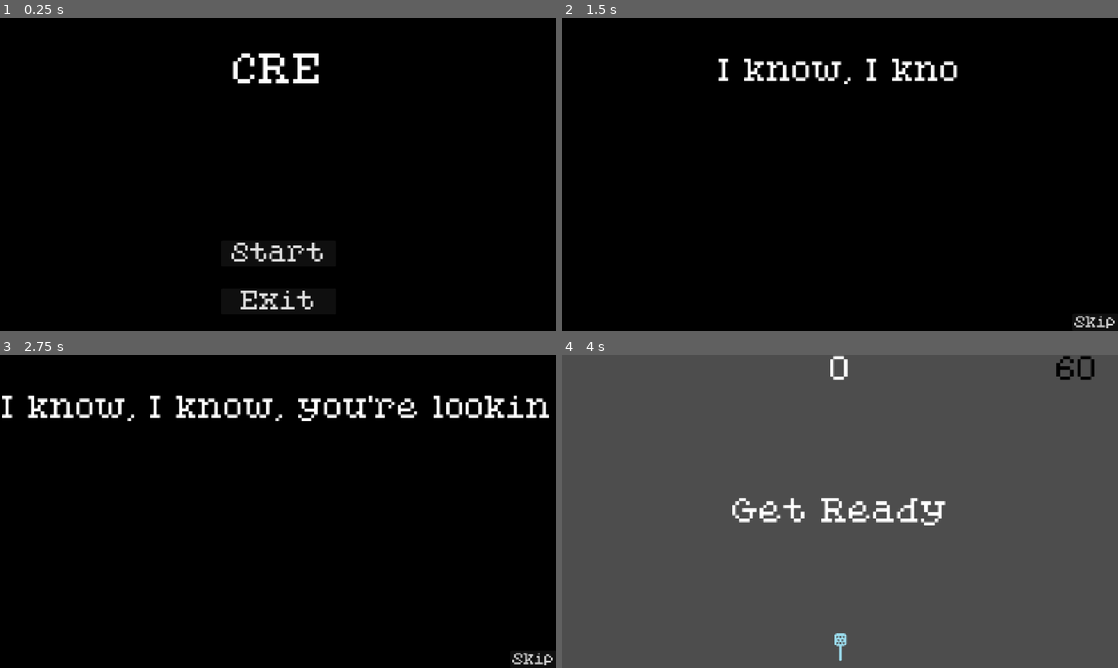
Above: before the commit, frames 1-4 (two rows, left to right).
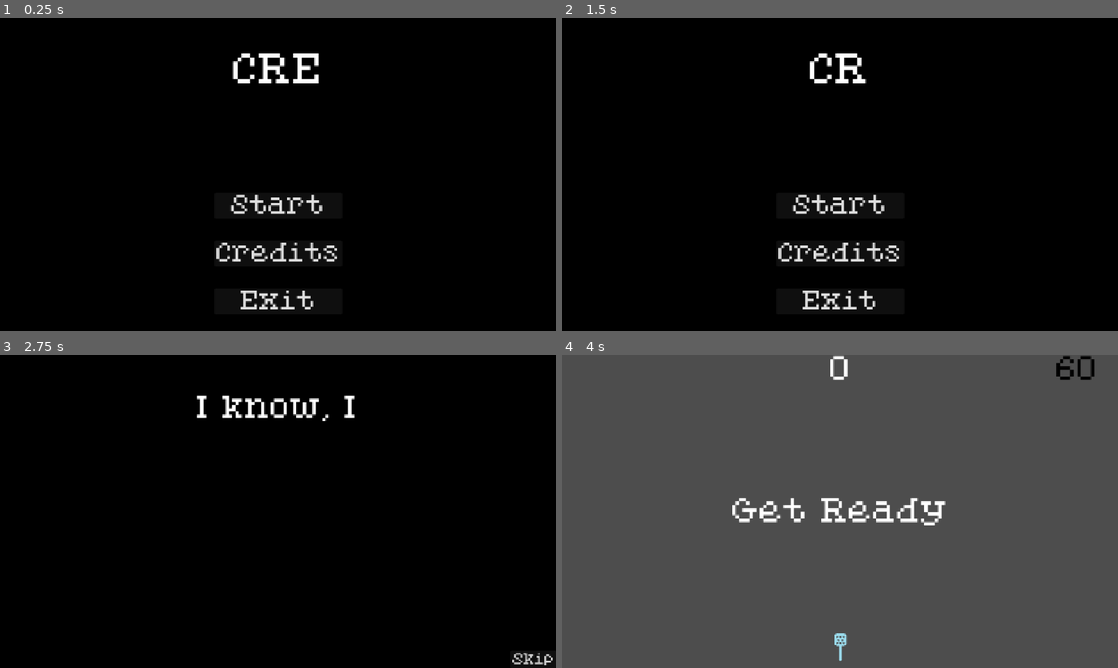
Above: after the commit, the same moments.

Repository: Evenwood/godotgamejame84
Game: Godot game, scene res://gui/title.tscn
The game is run twice, just before and just after one commit, with the same random seed, the same clock (stepped at 60 frames per second) and the same inputs.
Inputs (mouse positions are in pixels of both pictures, inside the frame that each line leads up to):
- Up to frame 1 (0.25 s): no input
- Up to frame 2 (1.5 s): click (840, 252) at 0.5 s, where only the run after the commit has a clickable "Credits"; click (728, 43) at 1.25 s, where only the run after the commit has a clickable "Title"
- Up to frame 3 (2.75 s): click (278, 542) at 2 s, where only the run after the commit has a clickable "Start"
- Up to frame 4 (4 s): click "Skip" at 2.75 s; click "Start" at 3.5 s

The runs differ from the first frame. In frame 1, 1.1% of the frame differs, in the area x 38-61%, y 56-78%; in frame 2, 3.2%, in the area x 28-100%, y 10-100%; in frame 3, 3.0%; in frame 4, nothing differs.

Commit message:
Added credits screen, accessible via title screen

Diff:
--- /dev/null
+++ b/gamejam84/gui/credits.gd
@@ -0,0 +1,17 @@
+extends CanvasLayer
+
+@onready var audio_player = $AudioStreamPlayer
+
+var button_click = preload("res://art/button_1.mp3")
+var exit_sound = preload("res://art/Exit_button.mp3")
+
+func _on_title_button_pressed() -> void:
+	audio_player.stream = button_click
+	audio_player.play()
+	get_tree().change_scene_to_file("res://gui/title.tscn")
+
+
+func _on_exit_button_pressed() -> void:
+	audio_player.stream = exit_sound
+	audio_player.play()
+	get_tree().quit()
--- /dev/null
+++ b/gamejam84/gui/credits.tscn
@@ -0,0 +1,135 @@
+[gd_scene load_steps=3 format=3 uid="uid://52wdjceyo1jj"]
+
+[ext_resource type="Script" uid="uid://rt2n4j5wkri3" path="res://gui/credits.gd" id="1_i8qro"]
+[ext_resource type="FontFile" uid="uid://csuju232u5qsn" path="res://art/PixelatedEleganceRegular-ovyAA.ttf" id="1_t6a7l"]
+
+[node name="Credits" type="CanvasLayer"]
+script = ExtResource("1_i8qro")
+
+[node name="ColorRect" type="ColorRect" parent="."]
+offset_right = 1152.0
+offset_bottom = 648.0
+color = Color(0, 0, 0, 1)
+
+[node name="MarginContainer" type="MarginContainer" parent="."]
+anchors_preset = 15
+anchor_right = 1.0
+anchor_bottom = 1.0
+grow_horizontal = 2
+grow_vertical = 2
+theme_override_constants/margin_left = 20
+theme_override_constants/margin_top = 20
+theme_override_constants/margin_right = 20
+theme_override_constants/margin_bottom = 20
+
+[node name="Credits" type="HBoxContainer" parent="MarginContainer"]
+layout_mode = 2
+size_flags_vertical = 4
+theme_override_constants/separation = 140
+
+[node name="DevAndDesign" type="VBoxContainer" parent="MarginContainer/Credits"]
+layout_mode = 2
+theme_override_constants/separation = 10
+
+[node name="Label" type="Label" parent="MarginContainer/Credits/DevAndDesign"]
+layout_mode = 2
+theme_override_fonts/font = ExtResource("1_t6a7l")
+theme_override_font_sizes/font_size = 25
+text = "Dev & Design"
+horizontal_alignment = 1
+vertical_alignment = 1
+
+[node name="RichTextLabel" type="RichTextLabel" parent="MarginContainer/Credits/DevAndDesign"]
+layout_mode = 2
+theme_override_fonts/normal_font = ExtResource("1_t6a7l")
+theme_override_font_sizes/normal_font_size = 20
+text = "Darien Roach
+
+Jeff Roach
+
+Cullen Diebold"
+fit_content = true
+horizontal_alignment = 1
+vertical_alignment = 1
+
+[node name="ArtSoundMusic" type="VBoxContainer" parent="MarginContainer/Credits"]
+layout_mode = 2
+theme_override_constants/separation = 10
+
+[node name="Label" type="Label" parent="MarginContainer/Credits/ArtSoundMusic"]
+layout_mode = 2
+theme_override_fonts/font = ExtResource("1_t6a7l")
+theme_override_font_sizes/font_size = 25
+text = "Art, Sounds & Music"
+horizontal_alignment = 1
+vertical_alignment = 1
+
+[node name="RichTextLabel" type="RichTextLabel" parent="MarginContainer/Credits/ArtSoundMusic"]
+layout_mode = 2
+theme_override_fonts/normal_font = ExtResource("1_t6a7l")
+theme_override_font_sizes/normal_font_size = 20
+text = "Matthew Tarnoff
+
+Cullen Diebold
+
+8 bit march by njjn"
+fit_content = true
+horizontal_alignment = 1
+vertical_alignment = 1
+
+[node name="Writing" type="VBoxContainer" parent="MarginContainer/Credits"]
+layout_mode = 2
+theme_override_constants/separation = 10
+
+[node name="Label" type="Label" parent="MarginContainer/Credits/Writing"]
+layout_mode = 2
+theme_override_fonts/font = ExtResource("1_t6a7l")
+theme_override_font_sizes/font_size = 25
+text = "Writing"
+horizontal_alignment = 1
+vertical_alignment = 1
+
+[node name="RichTextLabel" type="RichTextLabel" parent="MarginContainer/Credits/Writing"]
+custom_minimum_size = Vector2(280, 0)
+layout_mode = 2
+theme_override_fonts/normal_font = ExtResource("1_t6a7l")
+theme_override_font_sizes/normal_font_size = 20
+text = "Matthew Tarnoff
+
+Font: Pixelated Elegance by GGBotNet"
+fit_content = true
+horizontal_alignment = 1
+vertical_alignment = 1
+
+[node name="TitleButton" type="Button" parent="."]
+z_index = 1
+anchors_preset = 5
+anchor_left = 0.5
+anchor_right = 0.5
+offset_left = -276.0
+offset_top = 30.0
+offset_right = -179.0
+offset_bottom = 80.0
+grow_horizontal = 2
+theme_override_fonts/font = ExtResource("1_t6a7l")
+theme_override_font_sizes/font_size = 25
+text = "Title"
+
+[node name="ExitButton" type="Button" parent="."]
+z_index = 1
+anchors_preset = 5
+anchor_left = 0.5
+anchor_right = 0.5
+offset_left = 124.0
+offset_top = 30.0
+offset_right = 221.0
+offset_bottom = 80.0
+grow_horizontal = 2
+theme_override_fonts/font = ExtResource("1_t6a7l")
+theme_override_font_sizes/font_size = 25
+text = "Exit"
+
+[node name="AudioStreamPlayer" type="AudioStreamPlayer" parent="."]
+
+[connection signal="pressed" from="TitleButton" to="." method="_on_title_button_pressed"]
+[connection signal="pressed" from="ExitButton" to="." method="_on_exit_button_pressed"]
--- a/gamejam84/gui/stats.gd
+++ b/gamejam84/gui/stats.gd
@@ -122,4 +122,5 @@
 
 
 func _on_exit_button_pressed() -> void:
+	hide()
 	get_tree().quit()
--- a/gamejam84/gui/stats.tscn
+++ b/gamejam84/gui/stats.tscn
@@ -128,7 +128,7 @@
 layout_mode = 2
 theme_override_fonts/font = ExtResource("1_wd47t")
 theme_override_font_sizes/font_size = 30
-text = "Exit"
+text = "End"
 
 [node name="CritterPanel" type="Panel" parent="."]
 offset_left = 867.0
--- a/gamejam84/gui/title.gd
+++ b/gamejam84/gui/title.gd
@@ -23,3 +23,9 @@
 	audio_player.stream = exit_sound
 	audio_player.play()
 	get_tree().quit()
+
+
+func _on_credit_button_pressed() -> void:
+	audio_player.stream = button_click
+	audio_player.play()
+	get_tree().change_scene_to_file("res://gui/credits.tscn")
--- a/gamejam84/gui/title.tscn
+++ b/gamejam84/gui/title.tscn
@@ -60,6 +60,12 @@
 theme_override_font_sizes/font_size = 50
 text = "Start"
 
+[node name="CreditButton" type="Button" parent="CanvasLayer/MarginContainer/VBoxContainer"]
+layout_mode = 2
+theme_override_fonts/font = ExtResource("1_2e5gx")
+theme_override_font_sizes/font_size = 50
+text = "Credits"
+
 [node name="ExitButton" type="Button" parent="CanvasLayer/MarginContainer/VBoxContainer"]
 layout_mode = 2
 theme_override_fonts/font = ExtResource("1_2e5gx")
@@ -72,4 +78,5 @@
 
 [connection signal="tree_entered" from="." to="." method="_on_tree_entered"]
 [connection signal="pressed" from="CanvasLayer/MarginContainer/VBoxContainer/StartButton" to="." method="_on_start_button_pressed"]
+[connection signal="pressed" from="CanvasLayer/MarginContainer/VBoxContainer/CreditButton" to="." method="_on_credit_button_pressed"]
 [connection signal="pressed" from="CanvasLayer/MarginContainer/VBoxContainer/ExitButton" to="." method="_on_exit_button_pressed"]
Not shown, added: gamejam84/gui/credits.gd.uid
